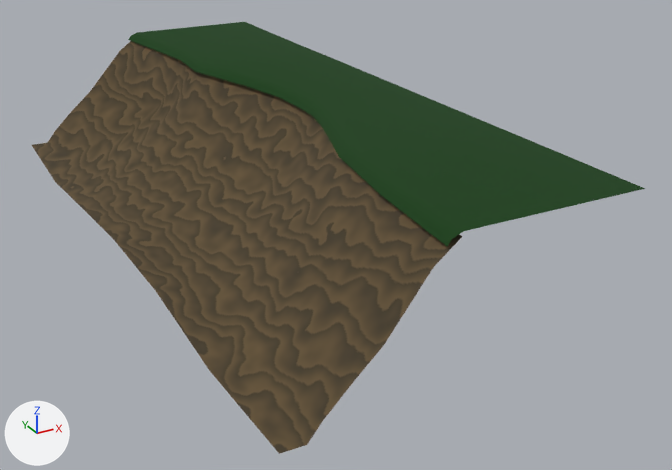
An edit to the FBX model Assets/Scenes/Art/Divad/PlayerBeach.fbx, drawn before and after from the same camera.
The view is the same before and after, from a 50 mm lens placed at (11.36, -1.886, 0.681), pointed at (12.294, -0.188, -0.168). Arrows for +X, +Y and +Z are at lower left; the lights stay in place. Where no turn or scale is listed for an object, it has been applied to the vertices.

The scene before the commit, as lines of its bpy script (objects in view):
```python
mat_sandtemp = principled_material('SandTemp')
mat_sandtemp.texture = img_lakebed_png
mat_sandtemp.roughness = 1.0
me_plane_017 = bpy.data.meshes.new('Plane.017')
me_plane_017.from_pydata(...)  # 128 vertices, 99 faces; spans x -0.27..0.41, y -0.87..0.78, z -0.18..0.13
# faces by material slot: [66, 33]
me_plane_017.materials.append(mat_sandtemp)  # picture img_lakebed_png
me_plane_017.materials.append(mat_tempground)  # dark green #093c06
ob_plane_017 = bpy.data.objects.new('Plane.017', me_plane_017)
ob_plane_017.location = (12.091, 0.0, 0.0)
```
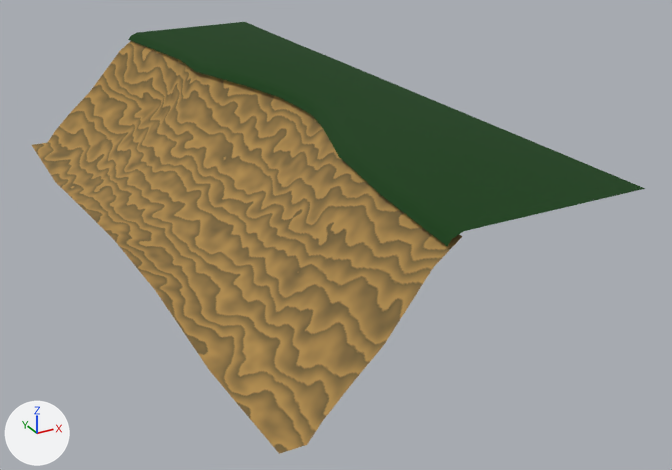
The newer file is also turned or shifted as a whole; pictures and numbers use the older file's frame.

Location of each change, (x1, y1, x2, y2) in pixels of the pictures (672 x 470 px):
'Plane.017', surface changed: (32, 39, 462, 454) in both

The change, as a diff of the scene's bpy script:
```diff
--- a/Assets/Scenes/Art/Divad/PlayerBeach.fbx.py
+++ b/Assets/Scenes/Art/Divad/PlayerBeach.fbx.py
@@ img_lakebed_light_png @@
+img_lakebed_light_png = load_image('lakebed_Light.png', 'Materials/lakebed_Light.png', 512, 512, 'sRGB')
@@ mat_sandtemp @@
 mat_sandtemp = principled_material('SandTemp')
-mat_sandtemp.texture = img_lakebed_png
+mat_sandtemp.texture = img_lakebed_light_png
 mat_sandtemp.roughness = 1.0
```
